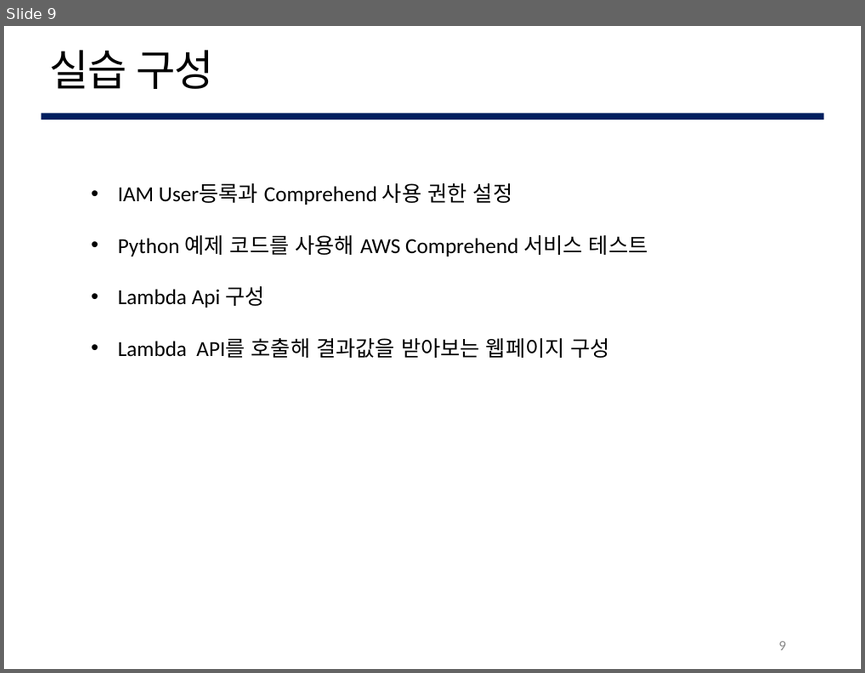
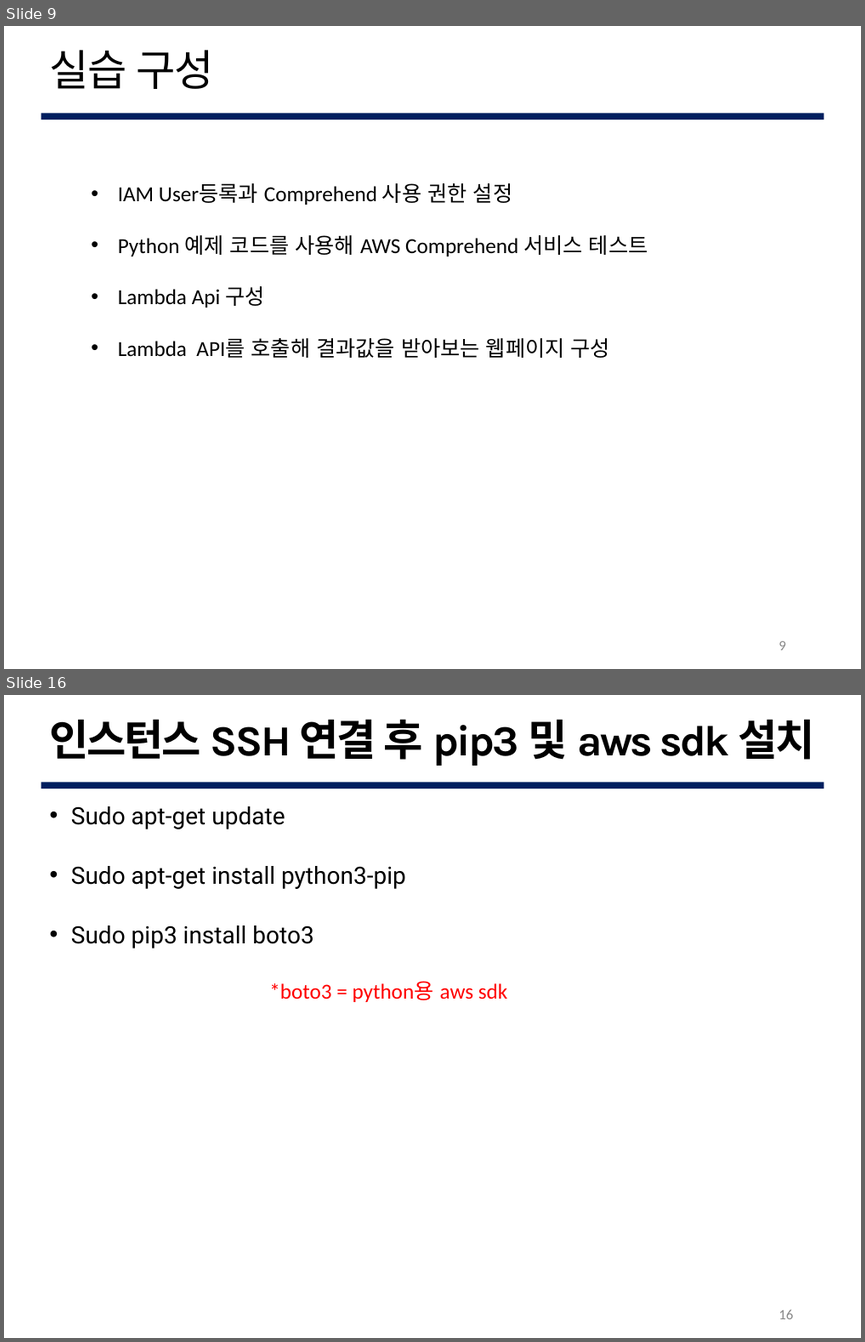
Before and after one commit to lee95292/AWS_Comprehend_onUse, a slide deck: sildes/AWS_Comprehend.pptx. Shown one above the other, each under a label of ours: slide 9 before the commit, slides 9 and 16 after it; the slides between them are not shown. The pictures are 865x673 and 865x1342 pixels, drawn with LibreOffice and Linux fonts; fonts in the diff are those of the drawing; background and template pictures are left out. Boxes give left, top, right and bottom in pixels: in the first picture for what was removed or moved away, otherwise in the second. Text is boxed around its words. In the diff, an @@ line names an element or a change of style, - is before the commit and + after.

```diff
--- a/sildes/AWS_Comprehend.pptx
+++ b/sildes/AWS_Comprehend.pptx
@@ slide 16 added at (4, 695, 861, 1338), background #FFFFFF; not listed: 1 template element that a slide beside it also shows @@
@@ text added at (50, 719, 815, 766), 36 pt, text #000000, bold @@
+인스턴스 SSH 연결 후 pip3 및 aws sdk 설치
@@ text added at (71, 806, 406, 948), 20 pt, text #000000 @@
+• Sudo apt-get update
+• Sudo apt-get install python3-pip
+• Sudo pip3 install boto3
@@ text added at (269, 981, 508, 1002), 18 pt, text #FF0000 @@
+*boto3 = python용 aws sdk
@@ page number added at (778, 1309, 793, 1319), 12 pt, text #888888 @@
+16
```
Also in this commit, not shown: 2 slides changed, 6 other slides added, 41 slides removed.
